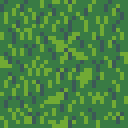
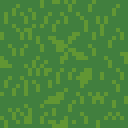
The second w=128, h=128 image is a revision of the first. Changes to its layers:
added group "Low-contrast" with 2 layers above "Original" over [0, 0, 128, 128]
added layer "Layer copy" in group "Low-contrast" over [0, 0, 128, 128]
added layer "Background #1" in group "Low-contrast" over [0, 0, 128, 128]
moved "Layer #1" into group "Original" over [0, 0, 124, 128]
moved "Layer" into group "Original" over [0, 0, 128, 128]
moved "Background" into group "Original" over [0, 0, 128, 128]
